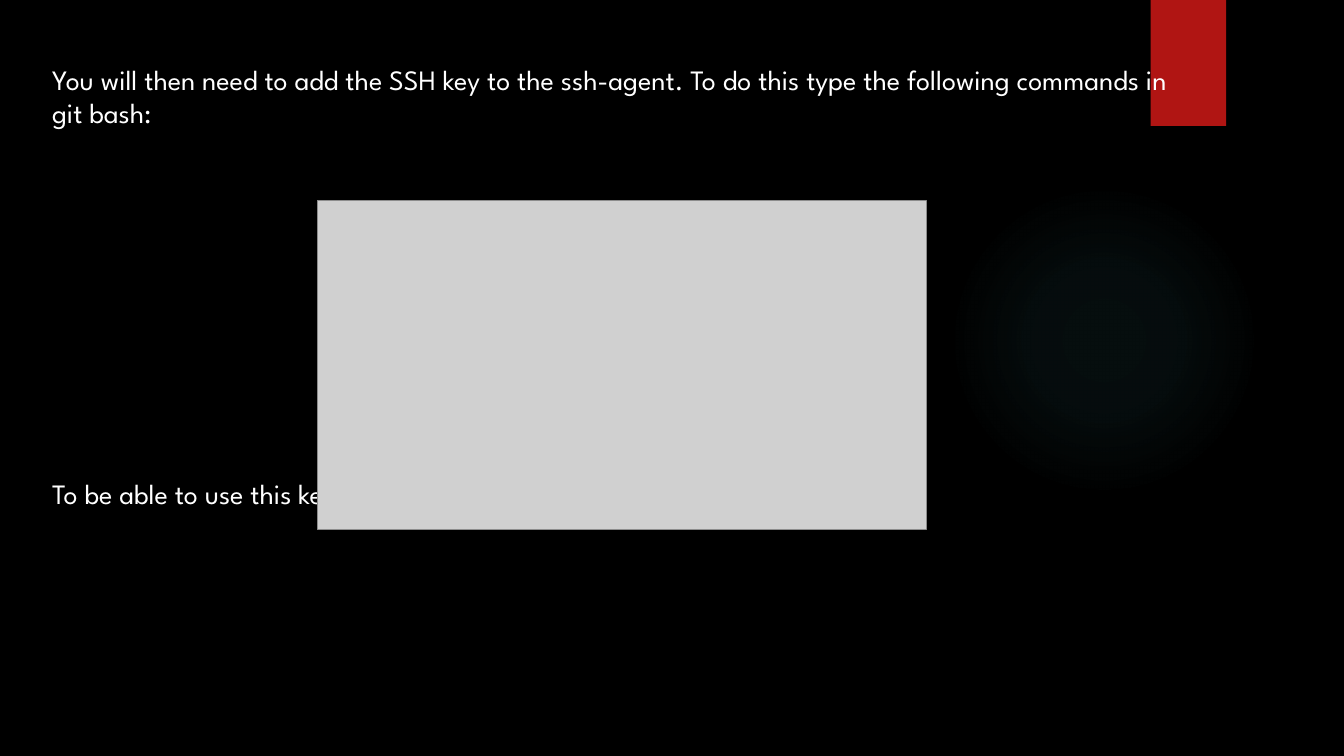
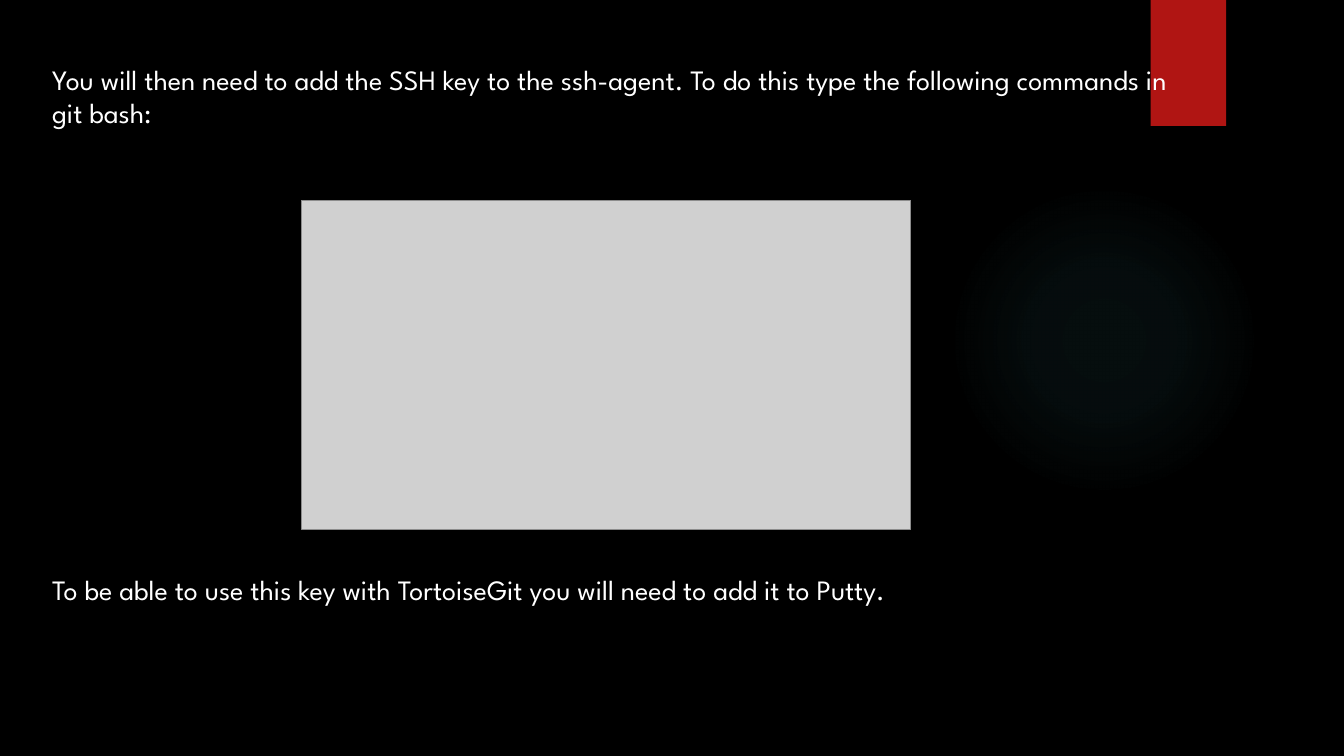
Before and after one commit to prakashreddy-97/dotNet-Proj1, a slide deck: slide 7 of Dotnet.pptx (slide 6 before the commit). Drawn at 1344x756 pixels with LibreOffice and Linux fonts; fonts in the diff are those of the drawing; grey boxes stand for pictures; background and template pictures are left out. Boxes give left, top, right and bottom in pixels: in the first picture for what was removed or moved away, otherwise in the second. Text is boxed around its words. In the diff, an @@ line names an element or a change of style, - is before the commit and + after.

```diff
--- a/Dotnet.pptx
+++ b/Dotnet.pptx
@@ text "You will then need to ..." rewrapped from <box>52,62,1166,514</box> to <box>52,62,1166,606</box> @@
@@ picture: place and size @@
-picture at <box>318,201,927,530</box>
+picture at <box>301,201,910,530</box>
```
Also in this commit, not shown: 1 other slide changed, 1 slide added.
